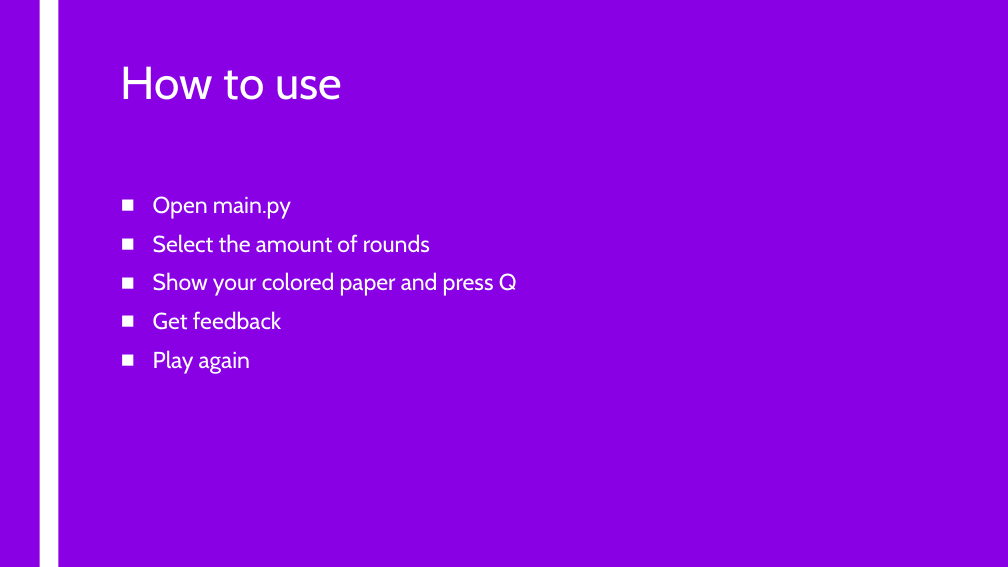
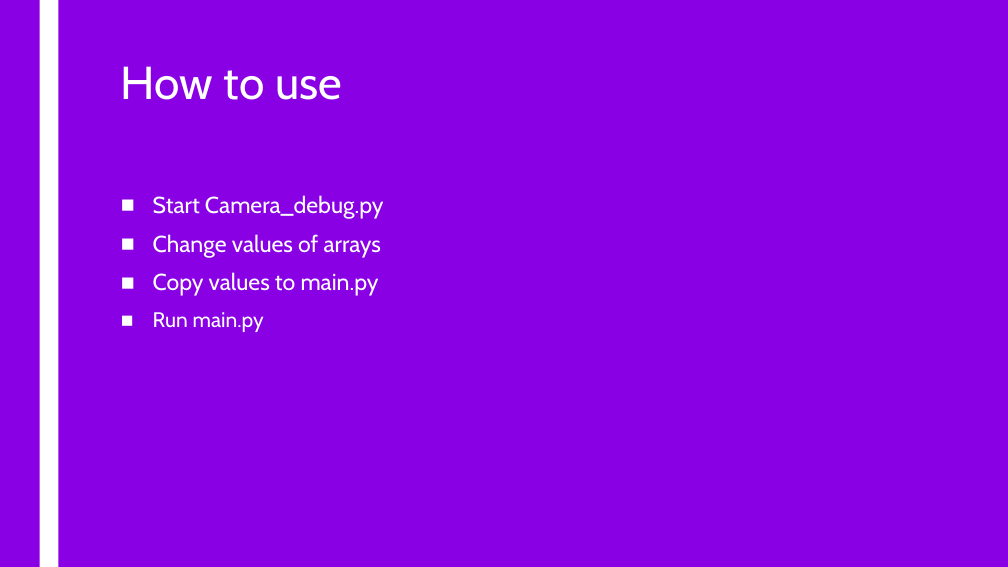
Before and after one commit to JariHeijden/rock-paper-code, a slide deck: slide 6 of documentation/Presentation/Presentation+.pptx. Drawn at 1008x567 pixels with LibreOffice and Linux fonts; fonts in the diff are those of the drawing. Boxes give left, top, right and bottom in pixels: in the first picture for what was removed or moved away, otherwise in the second. Text is boxed around its words. In the diff, an @@ line names an element or a change of style, - is before the commit and + after.

```diff
--- a/documentation/Presentation/Presentation+.pptx
+++ b/documentation/Presentation/Presentation+.pptx
@@ text at [153, 195, 384, 332]: text changed @@
-■ Open main.py
-■ Select the amount of rounds
-■ Show your colored paper and press Q
-■ Get feedback
-■ Play again
+■ Start Camera_debug.py
+■ Change values of arrays
+■ Copy values to main.py
+■ Run main.py
```
Also in this commit, not shown: 1 other slide changed.
